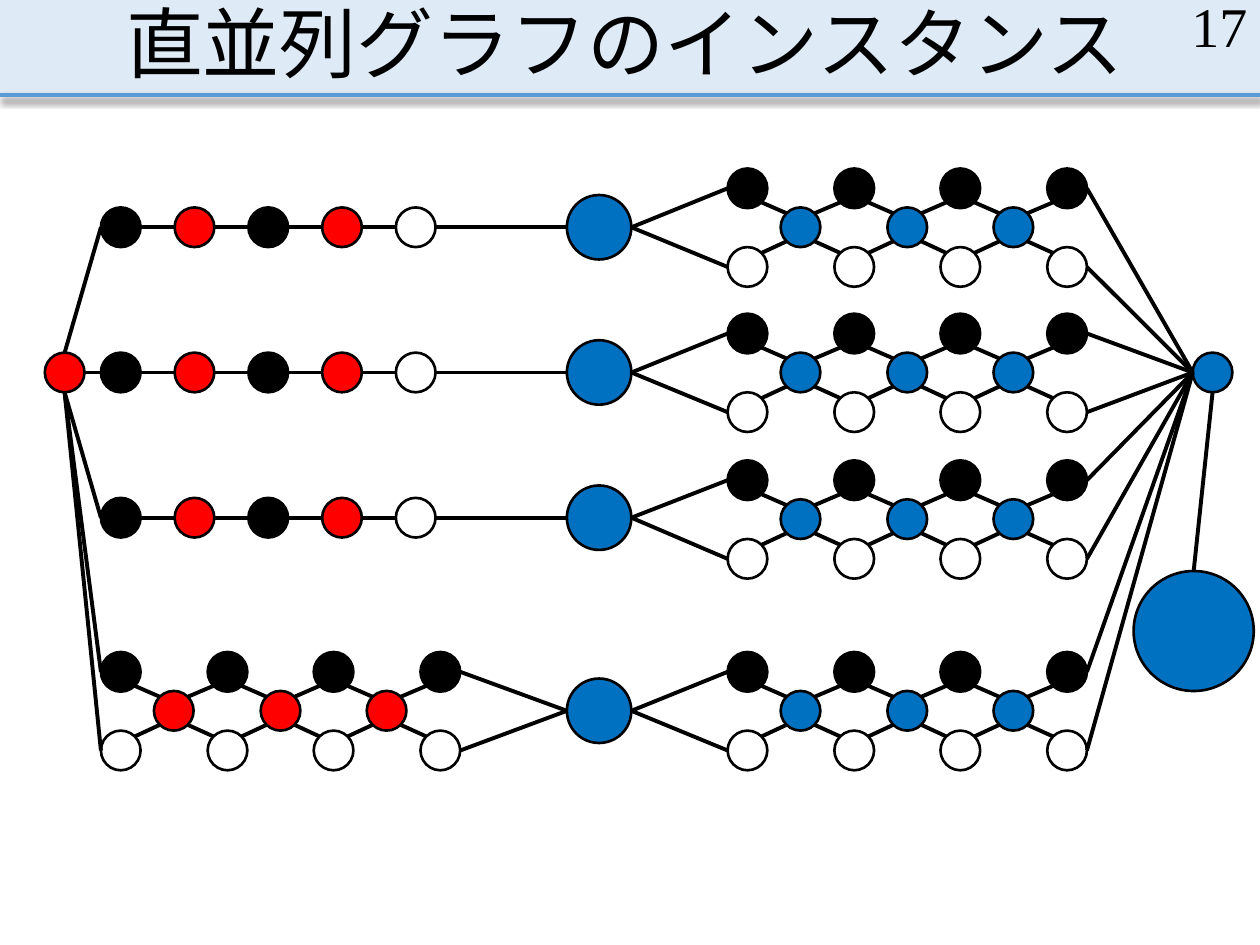
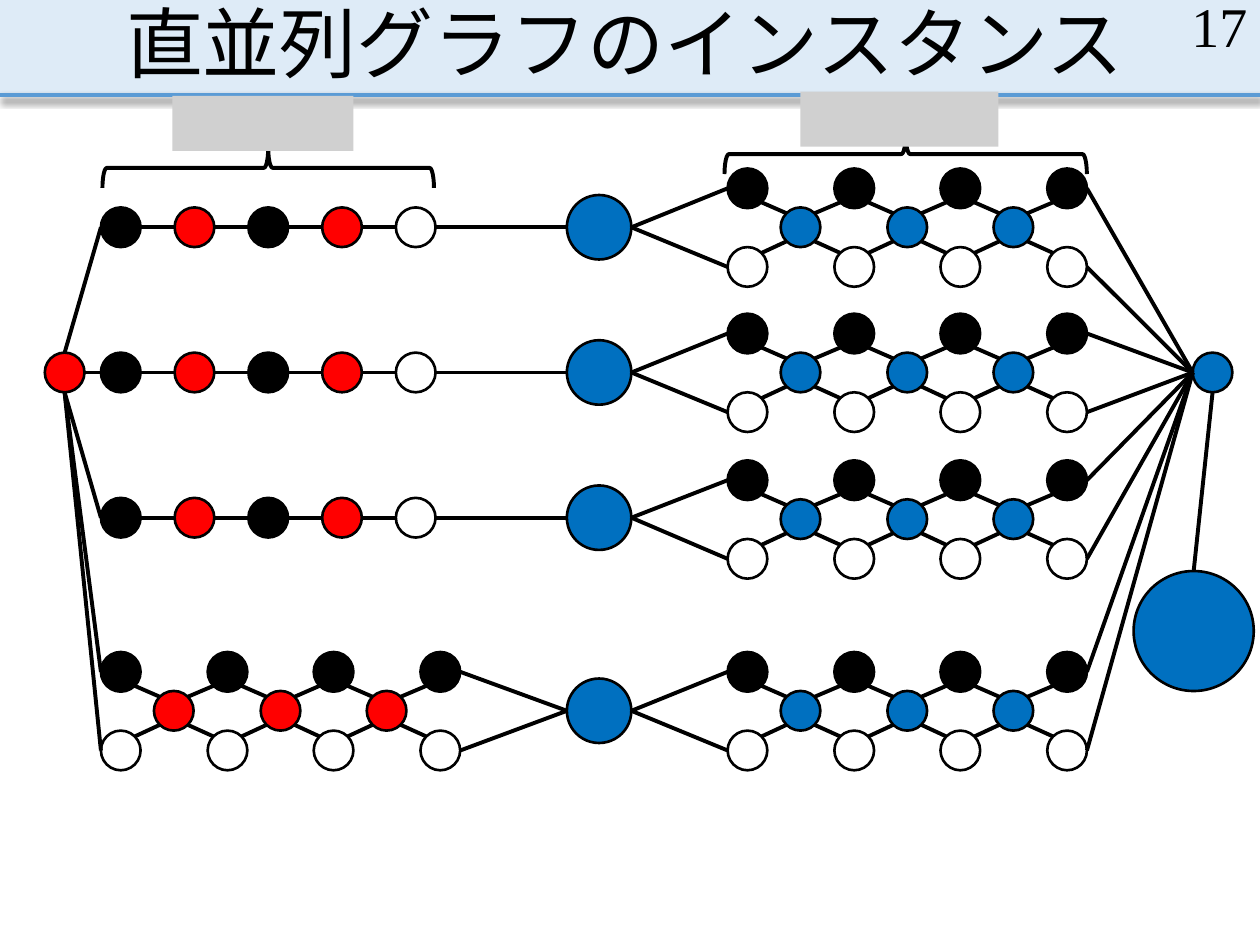
Before and after one commit to MasayaOda/SR, a slide deck: slide 17 of 191120oda.pptx. Drawn at 1260x945 pixels with LibreOffice and Linux fonts; fonts in the diff are those of the drawing; grey boxes stand for pictures. Boxes give left, top, right and bottom in pixels: in the first picture for what was removed or moved away, otherwise in the second. Text is boxed around its words. In the diff, an @@ line names an element or a change of style, - is before the commit and + after.

```diff
--- a/191120oda.pptx
+++ b/191120oda.pptx
@@ picture added at [173, 96, 354, 151] @@
@@ picture added at [800, 92, 998, 147] @@
@@ left brace added at [103, 148, 434, 188], outline #000000 2.25 pt @@
@@ left brace added at [724, 135, 1087, 175], outline #000000 2.25 pt @@
```
Also in this commit, not shown: 1 other file.
